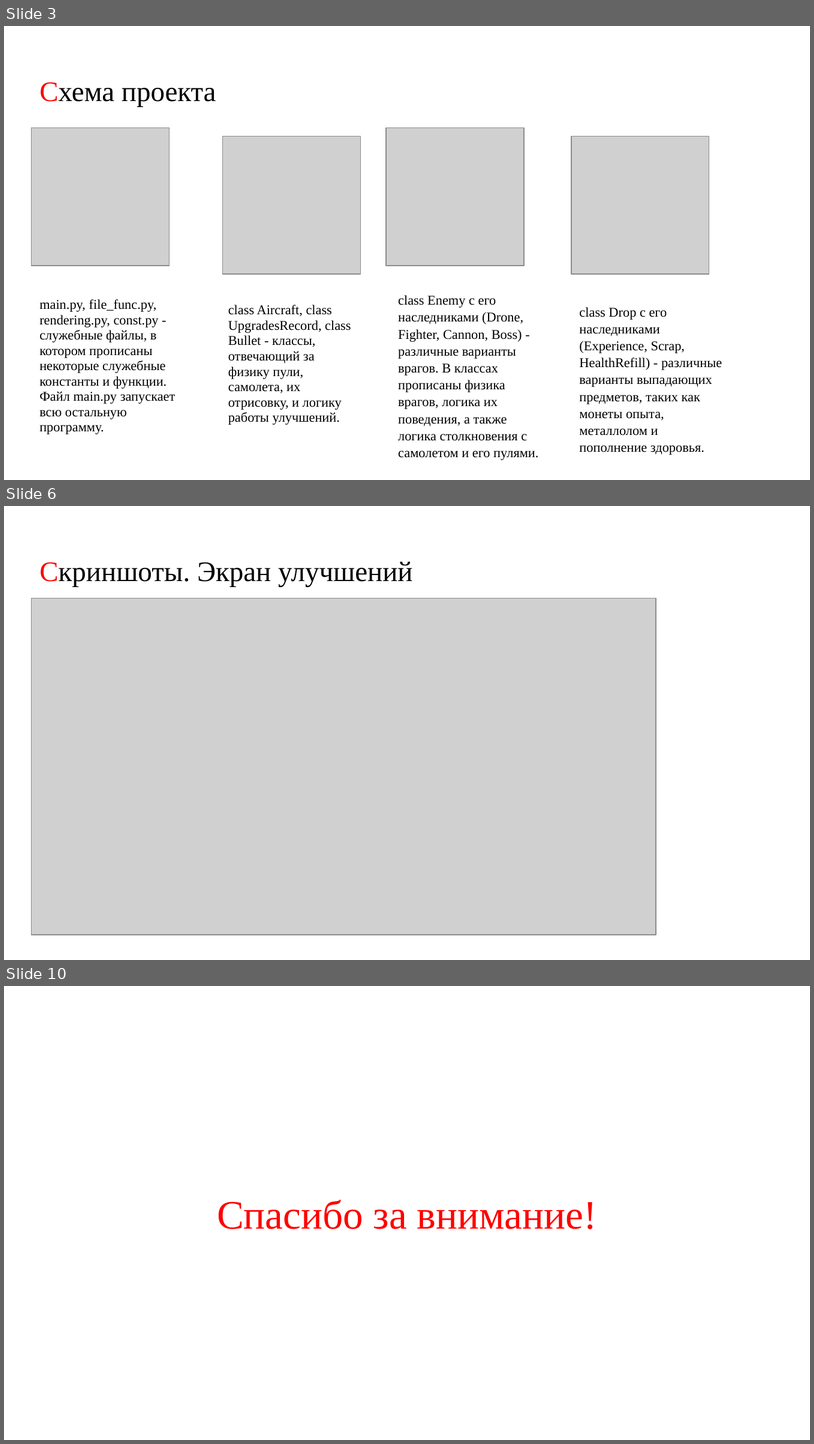
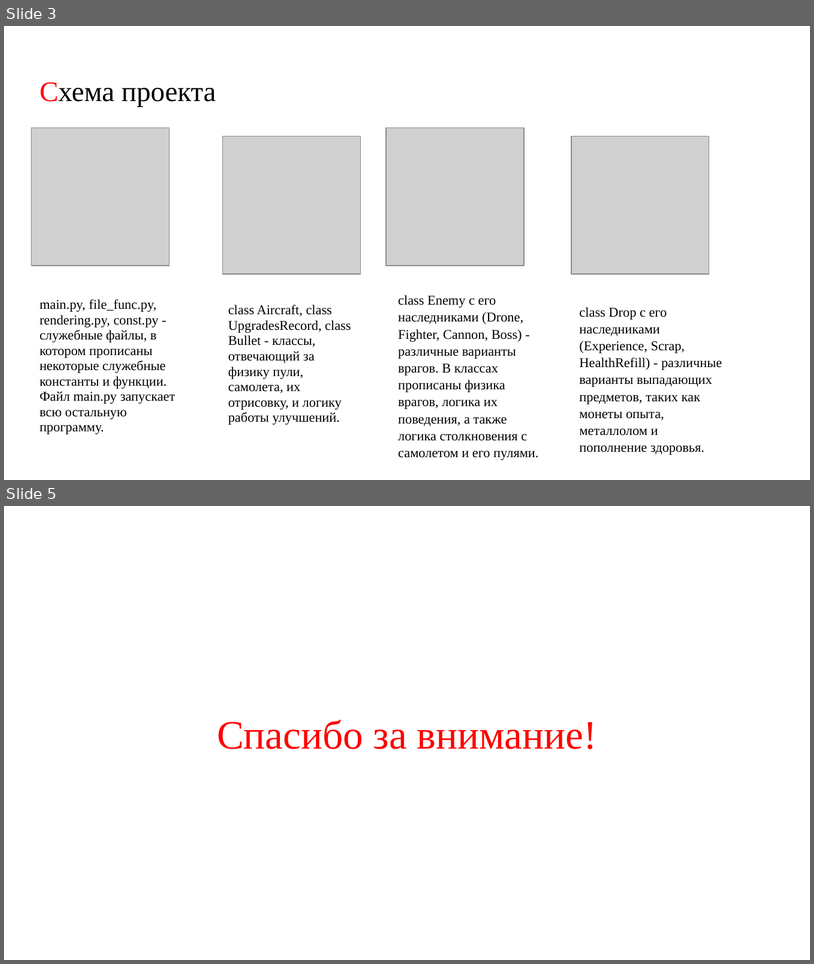
Before and after one commit to alex9127git/DivingThroughTheSkies, a slide deck: Презентация к проекту 2.pptx. Shown one above the other, each under a label of ours: slides 3, 6 and 10 before the commit, slides 3 and 5 after it; the slides between them are not shown. The pictures are 814x1444 and 814x964 pixels, drawn with LibreOffice and Linux fonts; fonts in the diff are those of the drawing; grey boxes stand for pictures. Boxes give left, top, right and bottom in pixels: in the first picture for what was removed or moved away, otherwise in the second. Text is boxed around its words. In the diff, an @@ line names an element or a change of style, - is before the commit and + after.

```diff
--- a/Презентация к проекту 2.pptx
+++ b/Презентация к проекту 2.pptx
@@ slide 6 removed at (4,506,810,960), background #FFFFFF @@
@@ title removed at (39,561,413,587) @@
-Скриншоты. Экран улучшений
@@ picture removed at (32,598,656,934) @@
@@ what was slide 10 is now slide 5 @@
```
Also in this commit, not shown: 1 slide added, 5 other slides removed.
